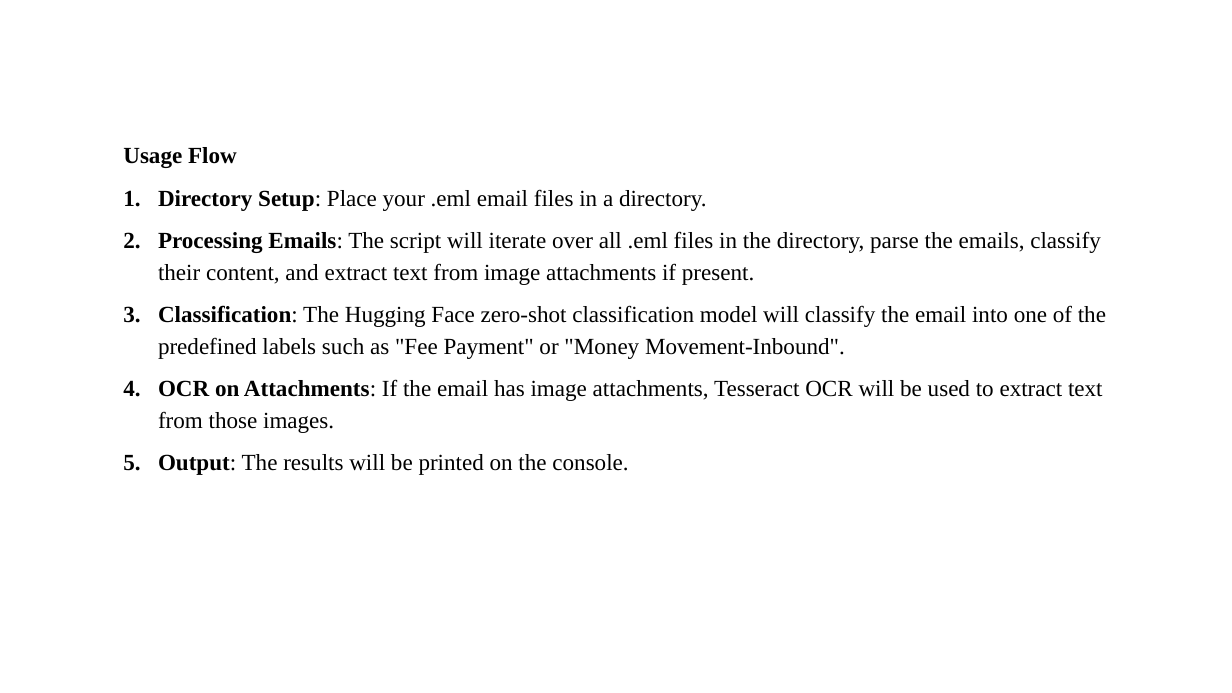
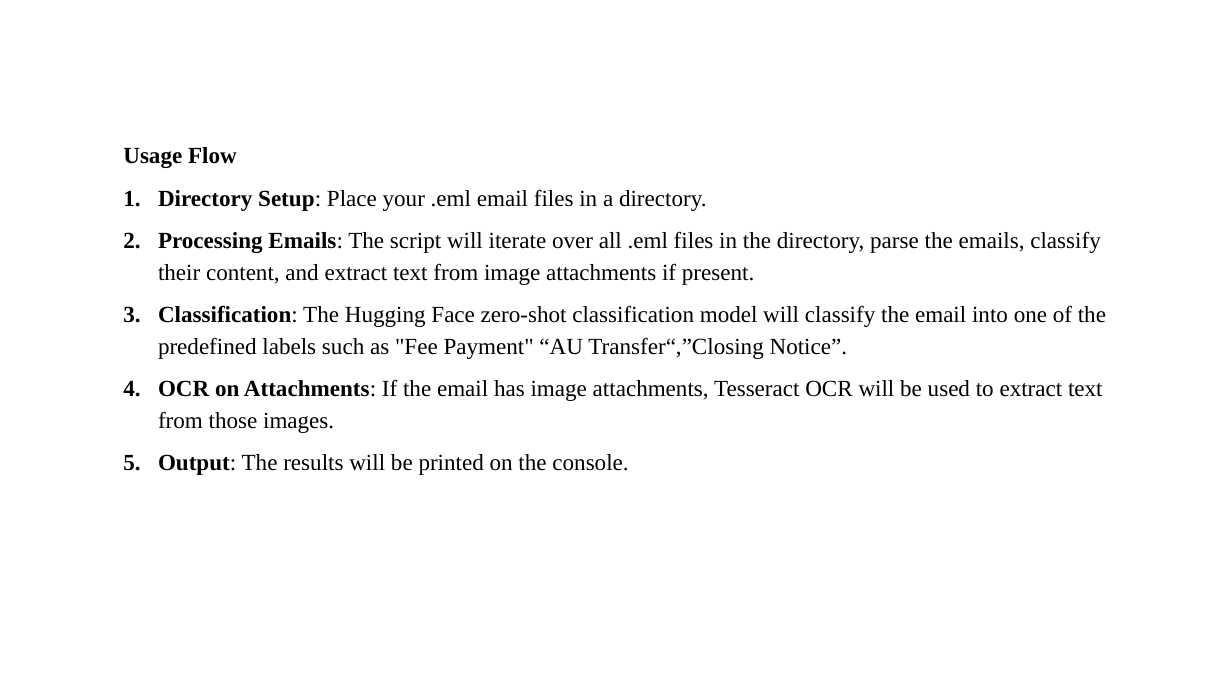
Before and after one commit to viishallakshe/gaied-the-cloud-crowd, a slide deck: slide 3 of artifacts/demo/Hackathon 2025- Cloud Crowd.pptx. Drawn at 1232x693 pixels with LibreOffice and Linux fonts; fonts in the diff are those of the drawing; background and template pictures are left out. Boxes give left, top, right and bottom in pixels: in the first picture for what was removed or moved away, otherwise in the second. Text is boxed around its words. In the diff, an @@ line names an element or a change of style, - is before the commit and + after.

```diff
--- a/artifacts/demo/Hackathon 2025- Cloud Crowd.pptx
+++ b/artifacts/demo/Hackathon 2025- Cloud Crowd.pptx
@@ text at (158,305,1106,359): text changed @@
-3. Classification: The Hugging Face zero-shot classification model will classify the email into one of the predefined labels such as "Fee Payment" or "Money Movement-Inbound".
+3. Classification: The Hugging Face zero-shot classification model will classify the email into one of the predefined labels such as "Fee Payment" “AU Transfer“,”Closing Notice”.
```
Also in this commit, not shown: 1 other slide changed, 1 other file.
